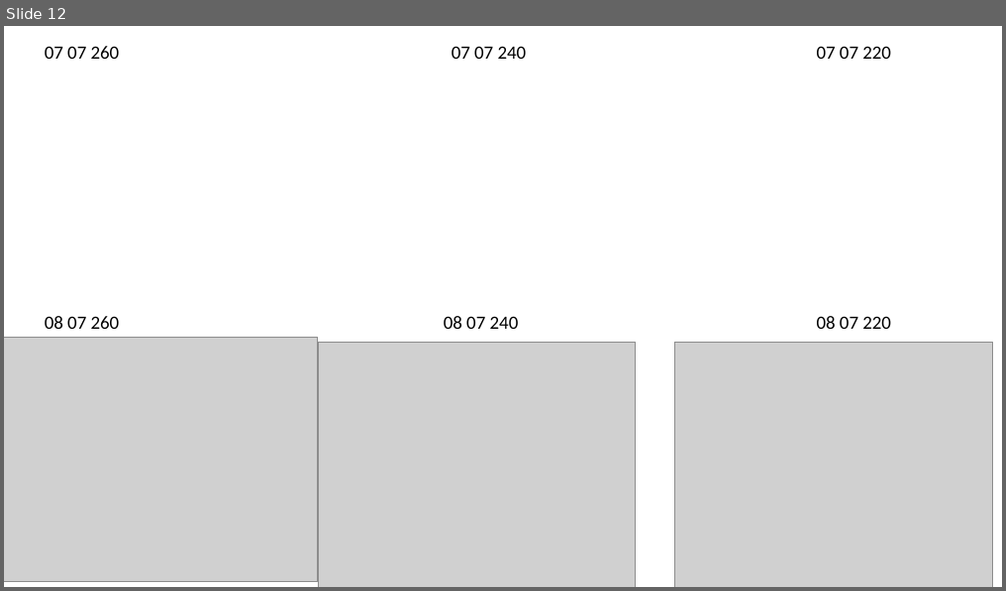
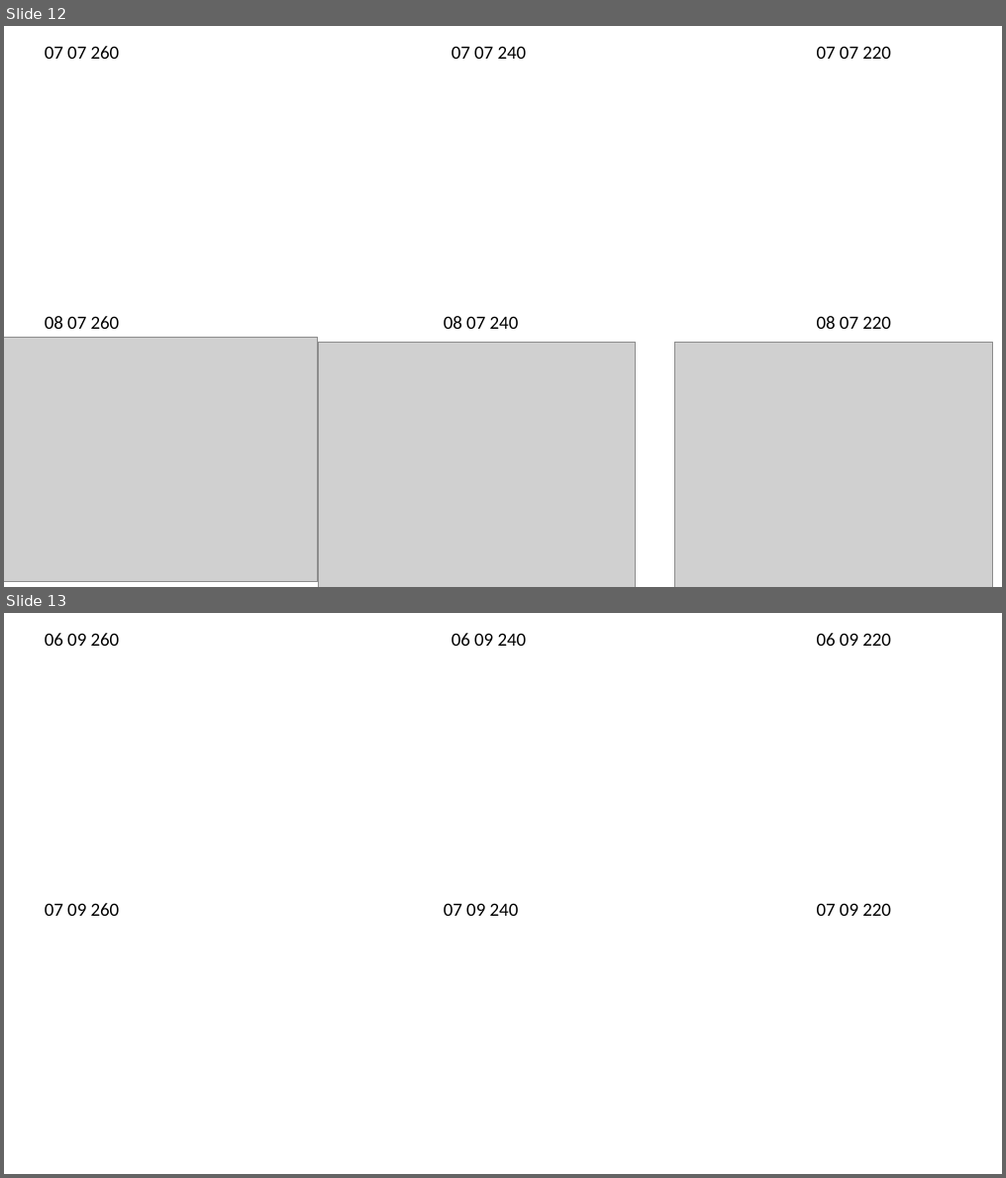
Before and after one commit to tyokokur/presentations, a slide deck: p_update.pptx. Shown one above the other, each under a label of ours: slide 12 before the commit, slides 12 and 13 after it. The pictures are 1006x591 and 1006x1178 pixels, drawn with LibreOffice and Linux fonts; fonts in the diff are those of the drawing; grey boxes stand for pictures. Boxes give left, top, right and bottom in pixels: in the first picture for what was removed or moved away, otherwise in the second. Text is boxed around its words. In the diff, an @@ line names an element or a change of style, - is before the commit and + after.

```diff
--- a/p_update.pptx
+++ b/p_update.pptx
@@ slide 13 added at box(4, 613, 1002, 1174), background #FFFFFF @@
@@ group added at box(45, 633, 891, 916): 6 texts @@
+06 09 260
+06 09 240
+06 09 220
+07 09 260
+07 09 240
+07 09 220
```
Also in this commit, not shown: 2 other slides added, 1 other file.
